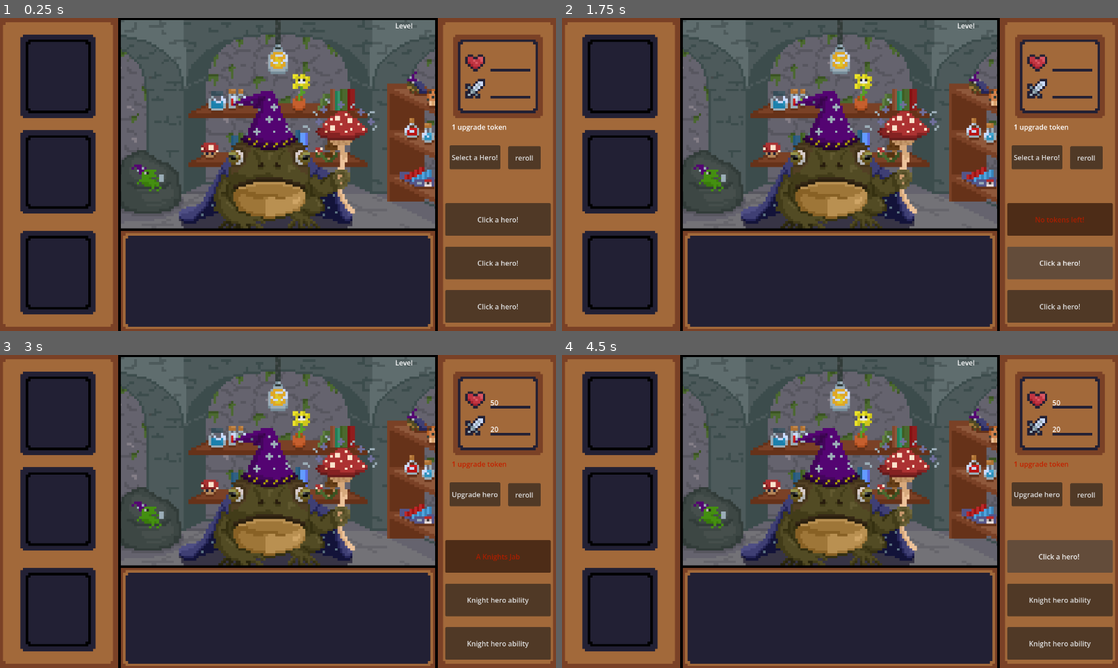
Above: before the commit, frames 1-4 (two rows, left to right).
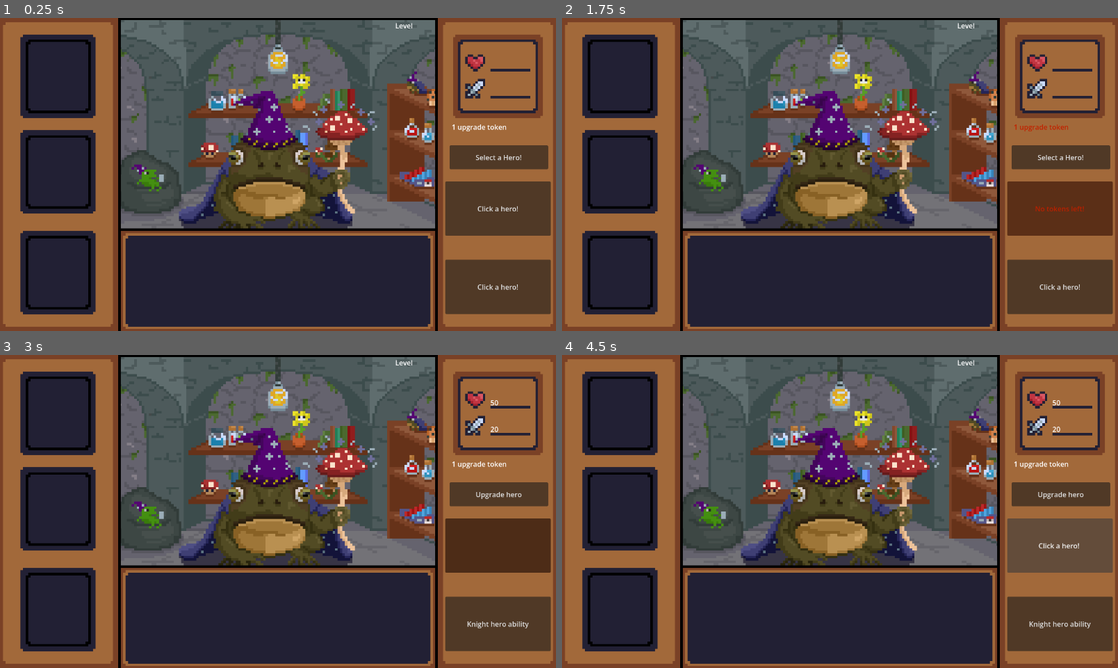
Above: after the commit, the same moments.

Repository: Kaeleb-Greene/dungeoneers-2
Game: Godot game, scene res://Scenes/shop.tscn
Same seed, same stepped clock (60 frames per second), same inputs: the game is played once before the commit and once after it. This scene is started directly instead of the project's main scene.
Inputs (mouse positions are in pixels of both pictures, inside the frame that each line leads up to; where the layout moved, square brackets give the same spot in the first picture):
- Up to frame 1 (0.25 s): no input
- Up to frame 2 (1.75 s): click "Click a hero!" at 0.5 s; click "Click a hero!" at 1.25 s
- Up to frame 3 (3 s): click "No tokens left!" at 2 s; click (55, 411) at 2.75 s
- Up to frame 4 (4.5 s): click "Knight hero ability" at 3.5 s; click (1062, 545) [1062, 555] at 4.25 s

The runs differ from the first frame. In frame 1, 3.9% of the frame differs, in the area x 80-100%, y 40-98%; in frame 2, 4.0%; in frame 3, 4.0%; in frame 4, 4.1%, in the area x 80-100%, y 34-98%.

Commit message:
added ability text files + edited shop ability selection
ability text files + edited shop slightly

Diff:
--- a/Scenes/shop.tscn
+++ b/Scenes/shop.tscn
@@ -42,6 +42,7 @@
 script = ExtResource("1_k6jq0")
 
 [node name="abilityUpgrade3" type="Button" parent="characterStats/upgrades" unique_id=418779002]
+visible = false
 layout_mode = 0
 offset_left = 23.0
 offset_top = 550.0
@@ -52,20 +53,21 @@
 [node name="abilityUpgrade2" type="Button" parent="characterStats/upgrades" unique_id=1053079222]
 layout_mode = 0
 offset_left = 23.0
-offset_top = 450.0
+offset_top = 480.0
 offset_right = 266.0
-offset_bottom = 525.0
+offset_bottom = 605.0
 text = "Click a hero!"
 
 [node name="abilityUpgrade1" type="Button" parent="characterStats/upgrades" unique_id=1864353907]
 layout_mode = 0
 offset_left = 23.0
-offset_top = 350.0
+offset_top = 300.0
 offset_right = 266.0
 offset_bottom = 425.0
 text = "Click a hero!"
 
 [node name="reroll" type="Button" parent="characterStats/upgrades" unique_id=416708368]
+visible = false
 layout_mode = 0
 offset_left = 168.0
 offset_top = 219.0
@@ -86,7 +88,7 @@
 layout_mode = 0
 offset_left = -5.0
 offset_top = 233.0
-offset_right = 112.0
+offset_right = 222.0
 offset_bottom = 288.0
 text = "Select a Hero!"
 
--- a/Scripts/character_stats.gd
+++ b/Scripts/character_stats.gd
@@ -133,22 +133,15 @@
 func _on_ability_upgrade_1_pressed() -> void:
 	if currHero == 1 && upgradeToken == 1:
 		if abilityText.text == "A Knights Jab":
-			hero1Attack = hero1Attack * 1.20
-			$attackStat.text = str(hero1Attack)
+			#get rid of this if statement and change it to putting
+			#the ability text to your inventory or smthin.
 			upgradeToken = 0
-			$upgradeTokens.text = str(upgradeToken) + " upgrade tokens"
 	elif currHero == 2 && upgradeToken == 1:
 		if abilityText.text == "A Knights Jab":
-			hero1Attack = hero1Attack * 1.20
-			$attackStat.text = str(hero2Attack)
 			upgradeToken = 0
-			$upgradeTokens.text = str(upgradeToken) + " upgrade tokens"
 	elif currHero == 3 && upgradeToken == 1:
 		if abilityText.text == "A Knights Jab":
-			hero1Attack = hero1Attack * 1.20
-			$attackStat.text = str(hero3Attack)
 			upgradeToken = 0
-			$upgradeTokens.text = str(upgradeToken) + " upgrade tokens"
 	else:
 			var abilitySave = abilityText.text
 			abilityText.text = "No tokens left!"
--- a/Scripts/shopUpgrades.gd
+++ b/Scripts/shopUpgrades.gd
@@ -13,10 +13,8 @@
 func _on_hero_1_pressed() -> void:
 	for i in 5:
 		if characterArray[i] == hero1Character:
-			ability_menu1.text = "A Knights Jab"
+			ability_menu1.text = ""
 			ability_menu2.text = str(characterArray[i]) + " hero ability"
-			ability_menu3.text = str(characterArray[i]) + " hero ability"
-
 
 	#if level = blah pick 3 abilities from this list random number 1-40 etc.
 
@@ -26,8 +24,6 @@
 		if characterArray[i] == hero2Character:
 			ability_menu1.text = str(characterArray[i]) + " hero ability"
 			ability_menu2.text = str(characterArray[i]) + " hero ability"
-			ability_menu3.text = str(characterArray[i]) + " hero ability"
-
 
 func _on_hero_3_pressed() -> void:
 	for i in 5:
@@ -35,8 +31,6 @@
 			#if levele = 5: ability_menu.text = Pick from .txt file
 			ability_menu1.text = str(characterArray[i]) + " hero ability"
 			ability_menu2.text = str(characterArray[i]) + " hero ability"
-			ability_menu3.text = str(characterArray[i]) + " hero ability"
-
 
 
 func _on_reroll_pressed() -> void:
Not shown, added: Abilities/alchemistAbilities.txt
Not shown, added: Abilities/archerAbilities.txt
Not shown, added: Abilities/barbarianAbilities.txt
Not shown, added: Abilities/clericAbilities.txt
Not shown, added: Abilities/druidAbilities.txt
Not shown, added: Abilities/dwarfAbilities.txt
Not shown, added: Abilities/huntsmanAbilities.txt
Not shown, added: Abilities/knightAbilities.txt
Not shown, added: Abilities/landonAbilities.txt
Not shown, added: Abilities/necromancerAbilities.txt
Not shown, added: Abilities/rogueAbilities.txt
Not shown, added: Abilities/wizardAbilities.txt
